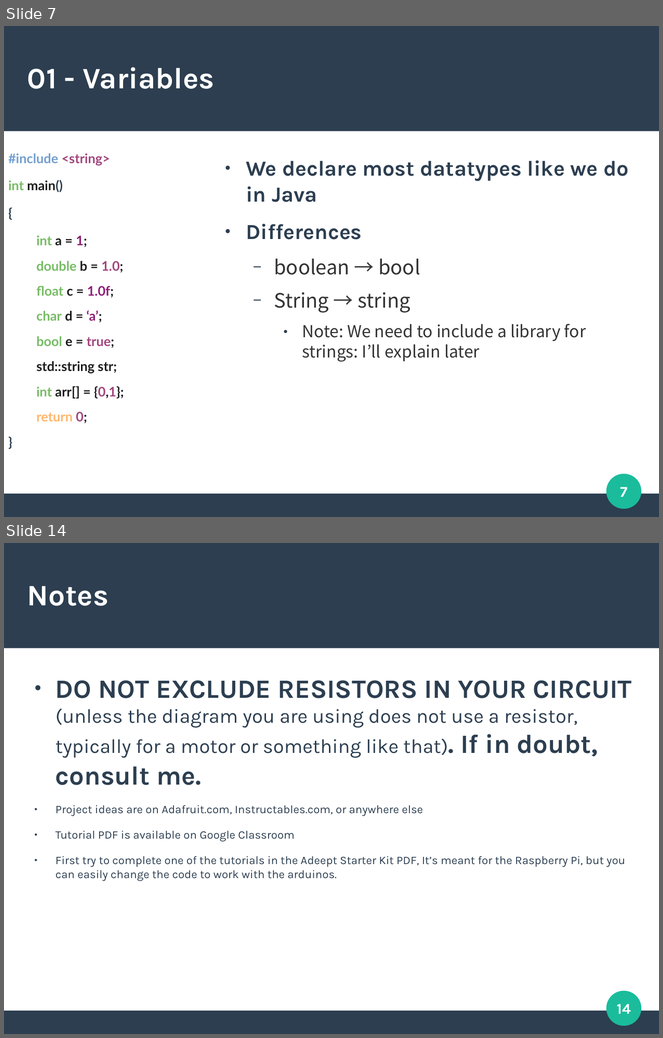
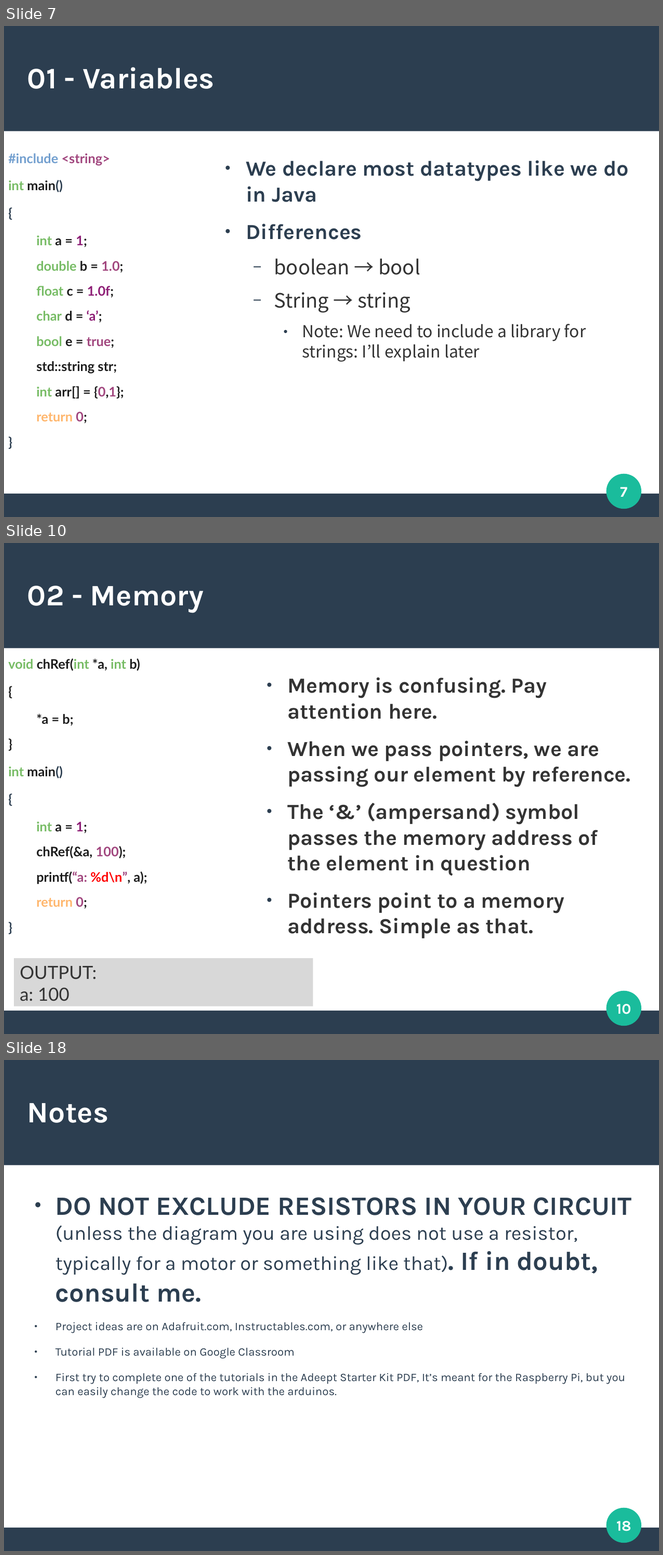
Before and after one commit to DuongTyler/CppCrashCourse, a slide deck: CPP.odp. Shown one above the other, each under a label of ours: slides 7 and 14 before the commit, slides 7, 10 and 18 after it; the slides between them are not shown. The pictures are 663x1038 and 663x1555 pixels, drawn with LibreOffice and Linux fonts; fonts in the diff are those of the drawing. Boxes give left, top, right and bottom in pixels: in the first picture for what was removed or moved away, otherwise in the second. Text is boxed around its words. In the diff, an @@ line names an element or a change of style, - is before the commit and + after.

```diff
--- a/CPP.odp
+++ b/CPP.odp
@@ slide 10 added at (4,543,659,1034), background #FFFFFF; not listed: 3 template elements that a slide beside it also shows @@
@@ title added at (27,586,204,612), 36 pt, text #FFFFFF, bold @@
+02 - Memory
@@ text added at (8,658,147,909), 16 pt, text #1C1C1C, bold @@
+void chRef(int *a, int b)
+● {
+  *a = b;
+● }
+int main()
+{
+  int a = 1;
+  chRef(&a, 100);
+  printf(“a: %d\n”, a);
+  return 0;
+}
@@ text added at (287,677,631,939), 26 pt, text #333333, bold @@
+● Memory is confusing. Pay attention here.
+● When we pass pointers, we are passing our element by reference.
+● The ‘&’ (ampersand) symbol passes the memory address of the element in question
+● Pointers point to a memory address. Simple as that.
@@ rectangle added at (14,958,313,1007), fill #B2B2B2 at 50% opacity, 22 pt, text #333333 @@
+OUTPUT:
+a: 100
@@ page number added at (617,1004,631,1015), 18 pt, text #FFFFFF, bold @@
+10
@@ what was slide 14 is now slide 18 @@
@@ page number at (617,1521,632,1532): text changed @@
-14
+18
```
Also in this commit, not shown: 6 slides changed, 3 other slides added, 2 other files.
